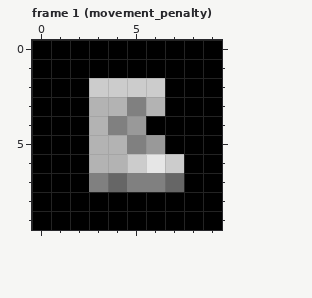
Edited in one commit: pixel-art file (art/sprites/ui/terrain_attribute_icons_placeholder/terrain_attributes_10x10.aseprite). Above: the version before the commit.
10x10 pixels, 4 frames. Shown: frame 1 (movement_penalty). The commit also changed other frames, which this record leaves out.
New version:
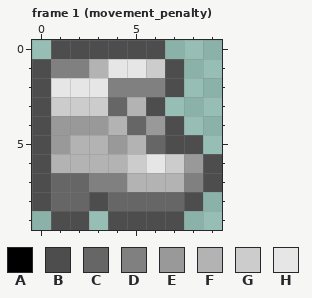
Palette (. is transparent): A #000000  B #4d4d4d  C #666666  D #808080  E #999999  F #b3b3b3  G #cccccc  H #e6e6e6
From the commit log: terrain attributes 10x10 replace placeholders
Edits made:
layer "Layer 2" now hidden
Changed rows in their new state; - is an unchanged pixel.
Frame 1 (movement_penalty):
first column x 0:
 0 .BBBBBB...
 1 BDDFHHGB..
 2 BHHHDDDB..
 3 BGGGCFB...
 4 BEEEFCEB..
 5 BEF-EFCBB.
 6 BFF-----EB
 7 BCC-DFFFDB
 8 BCCBCCCCB.
 9 .BB.BBBB..
Boxes around the changes in both pictures, in picture pixels (x1, y1, x2, y2):
changed: (32, 40, 222, 230)
